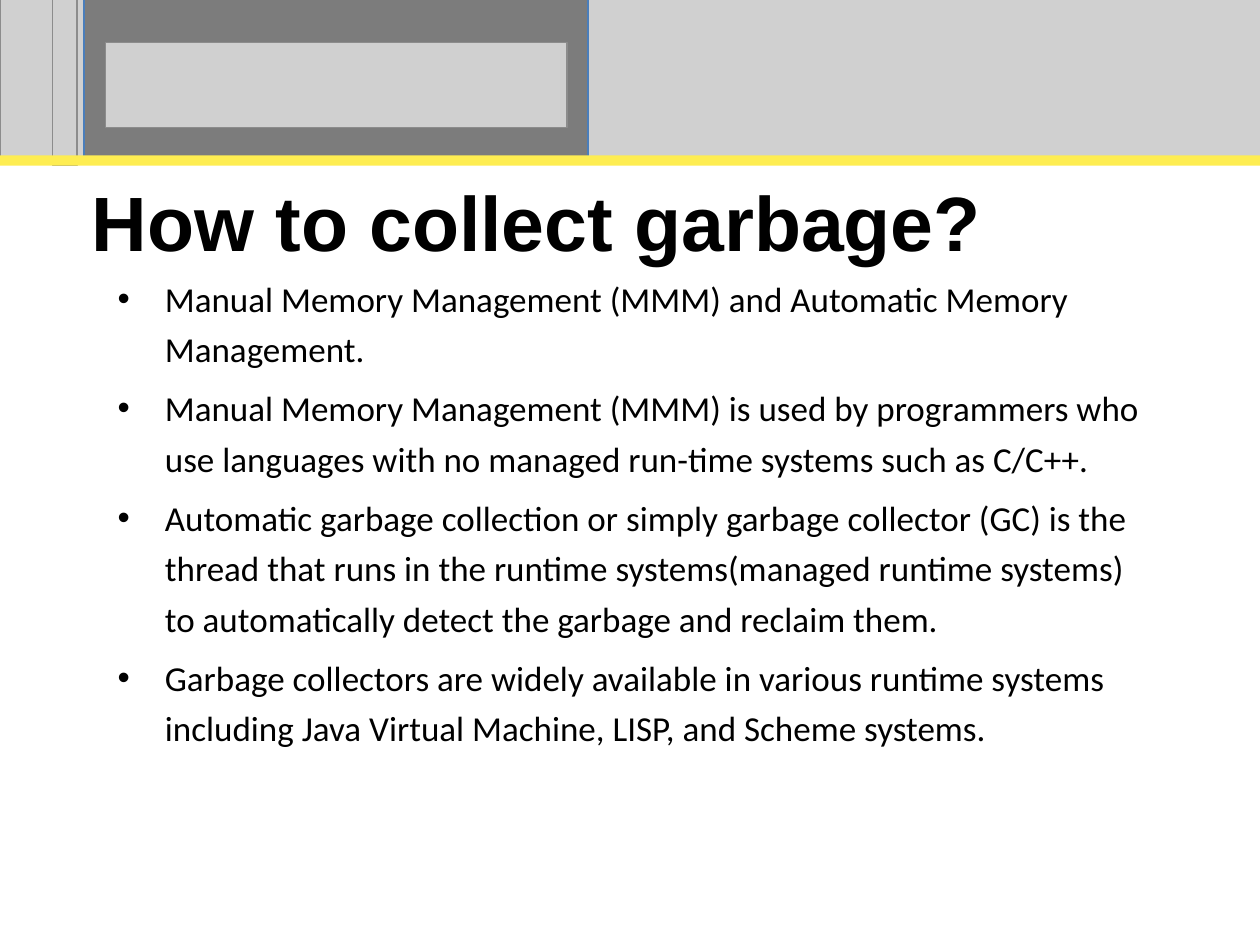
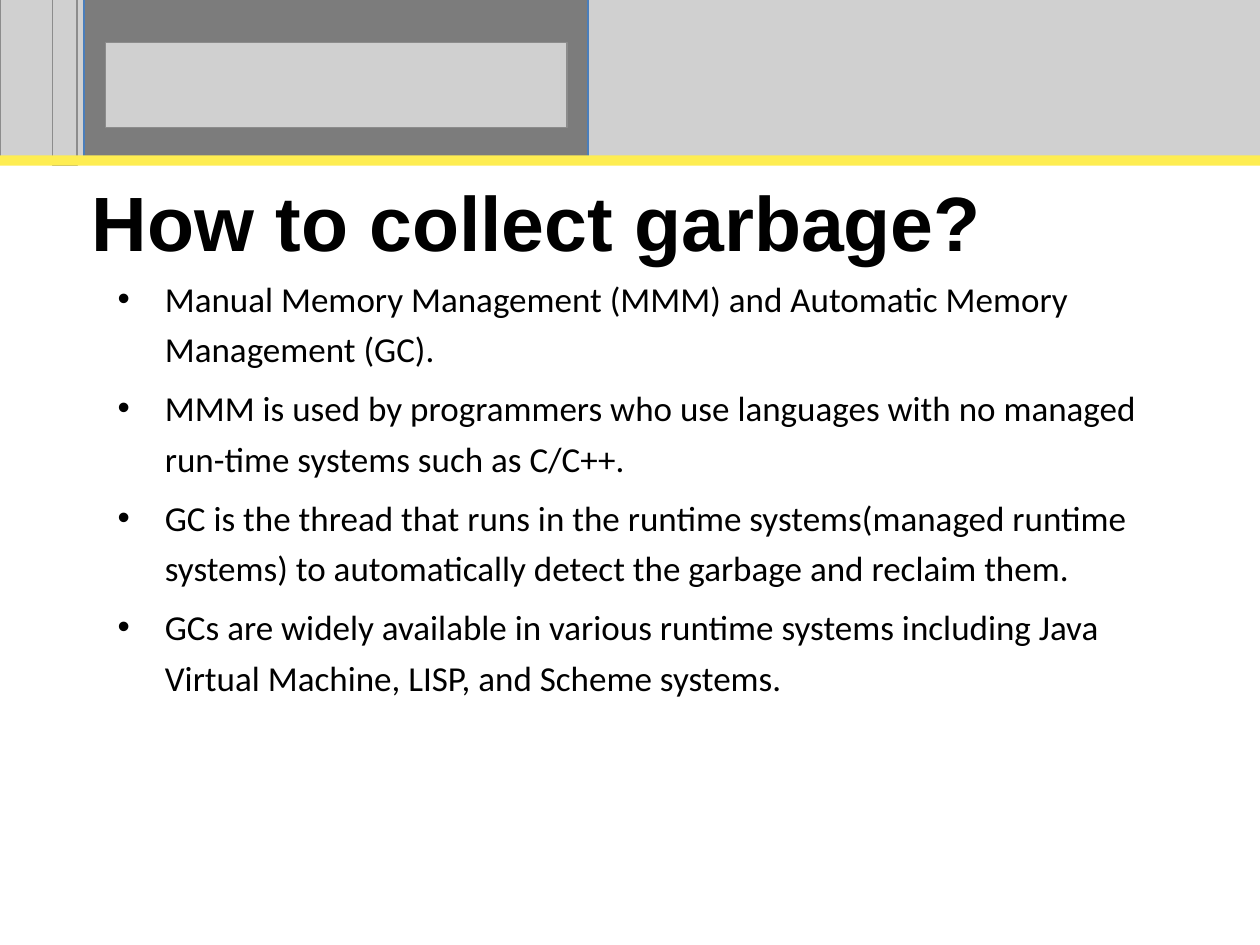
Before and after one commit to perpetualcoder/thesis, a slide deck: slide 4 of thesisppt/defense.ppt. Drawn at 1260x945 pixels with LibreOffice and Linux fonts; fonts in the diff are those of the drawing; grey boxes stand for pictures. Boxes give left, top, right and bottom in pixels: in the first picture for what was removed or moved away, otherwise in the second. Text is boxed around its words. In the diff, an @@ line names an element or a change of style, - is before the commit and + after.

```diff
--- a/thesisppt/defense.ppt
+++ b/thesisppt/defense.ppt
@@ subtitle at box(165, 286, 1136, 697): text changed @@
-• Manual Memory Management (MMM) and Automatic Memory Management.
-• Manual Memory Management (MMM) is used by programmers who use languages with no managed run-time systems such as C/C++.
-• Automatic garbage collection or simply garbage collector (GC) is the thread that runs in the runtime systems(managed runtime systems) to automatically detect the garbage and reclaim them.
-• Garbage collectors are widely available in various runtime systems including Java Virtual Machine, LISP, and Scheme systems.
+• Manual Memory Management (MMM) and Automatic Memory Management (GC).
+• MMM is used by programmers who use languages with no managed run-time systems such as C/C++.
+• GC is the thread that runs in the runtime systems(managed runtime systems) to automatically detect the garbage and reclaim them.
+• GCs are widely available in various runtime systems including Java Virtual Machine, LISP, and Scheme systems.
```
Also in this commit, not shown: 7 other slides changed, 1 other file.
